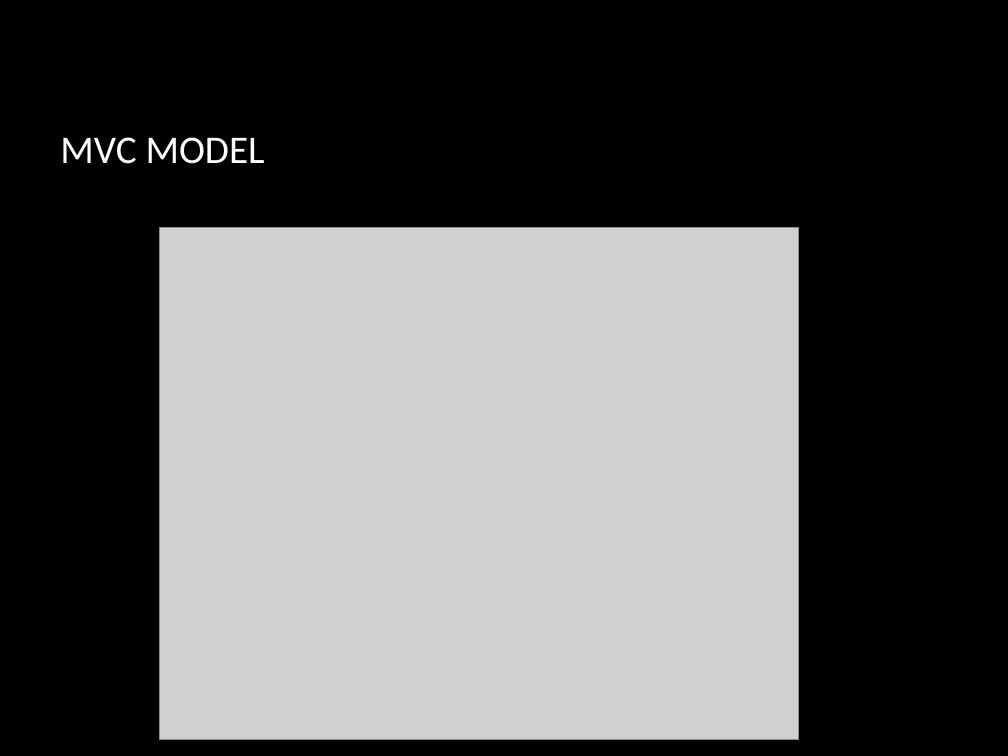
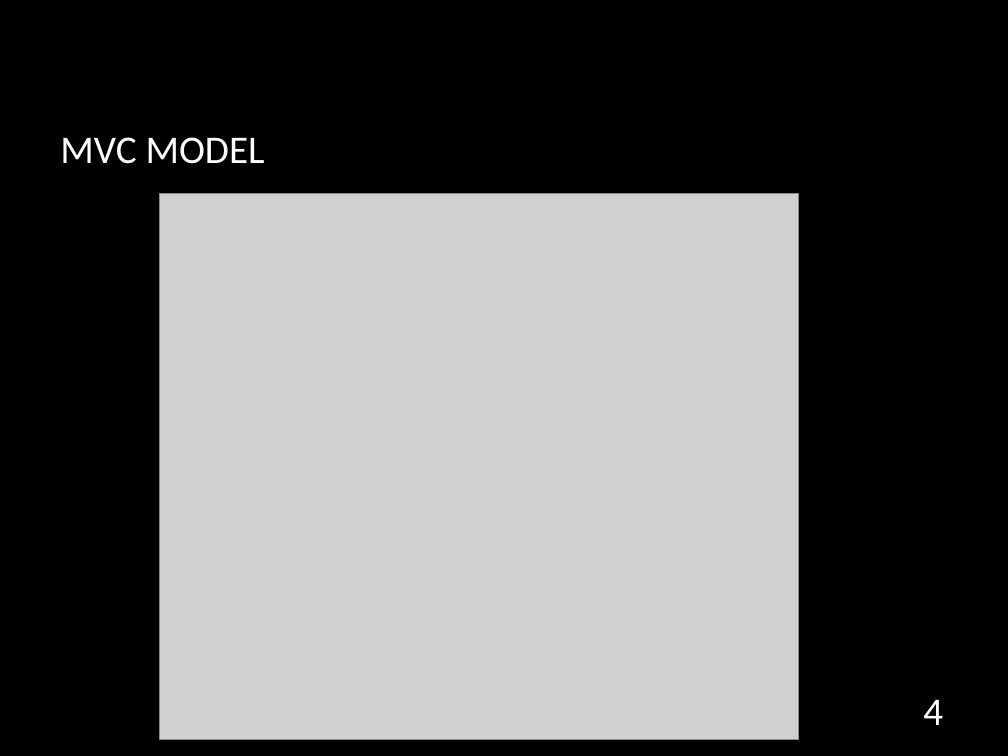
Before and after one commit to hmtri92/final-project, a slide deck: slide 4 of document/slide.pptx (slide 5 before the commit). Drawn at 1008x756 pixels with LibreOffice and Linux fonts; fonts in the diff are those of the drawing; grey boxes stand for pictures; background and template pictures are left out. Boxes give left, top, right and bottom in pixels: in the first picture for what was removed or moved away, otherwise in the second. Text is boxed around its words. In the diff, an @@ line names an element or a change of style, - is before the commit and + after.

```diff
--- a/document/slide.pptx
+++ b/document/slide.pptx
@@ picture: place and size @@
-picture at (159, 228, 798, 739)
+picture at (159, 194, 798, 740)
@@ page number added at (923, 699, 943, 725), 28 pt, text #FFFFFF @@
+4
```
Also in this commit, not shown: 7 other slides changed, 1 slide added, 40 other files.
